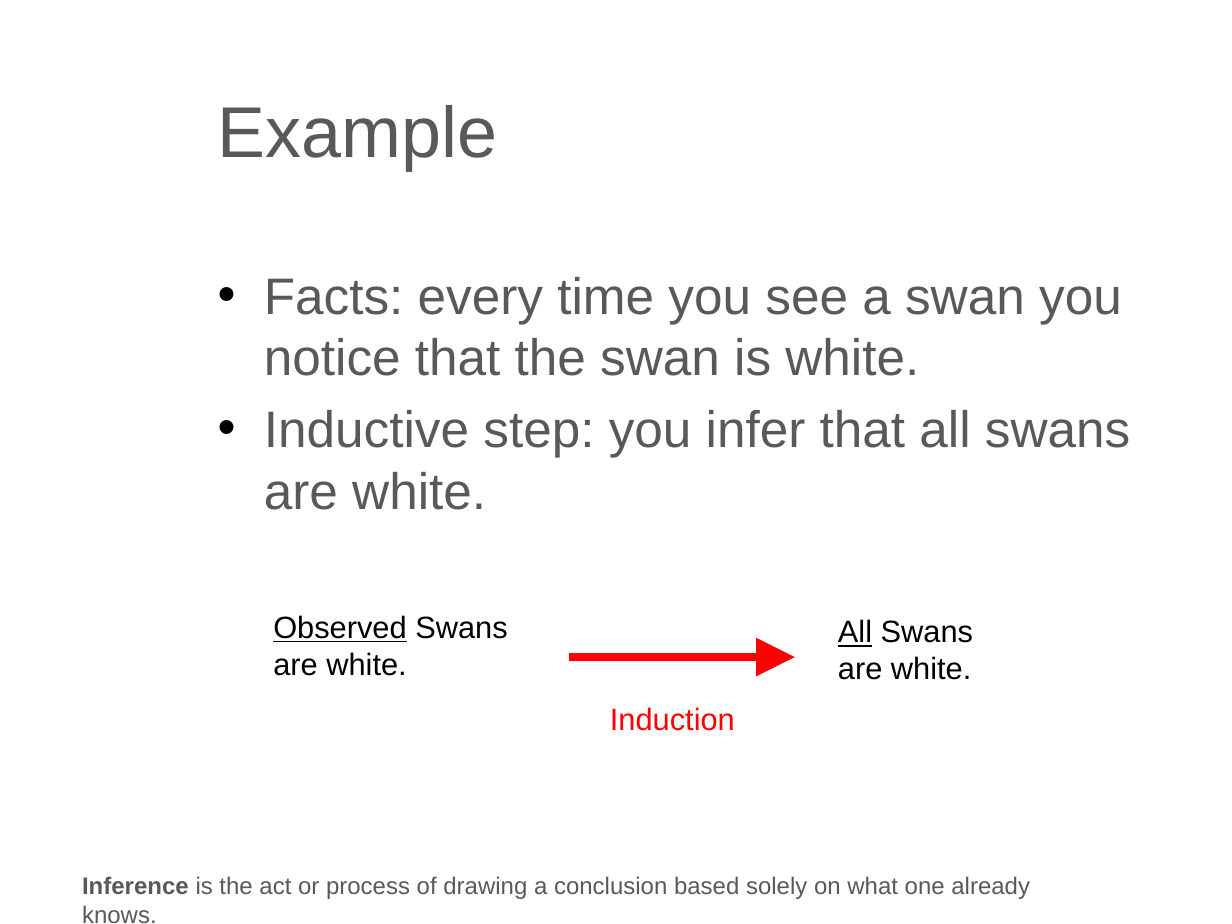
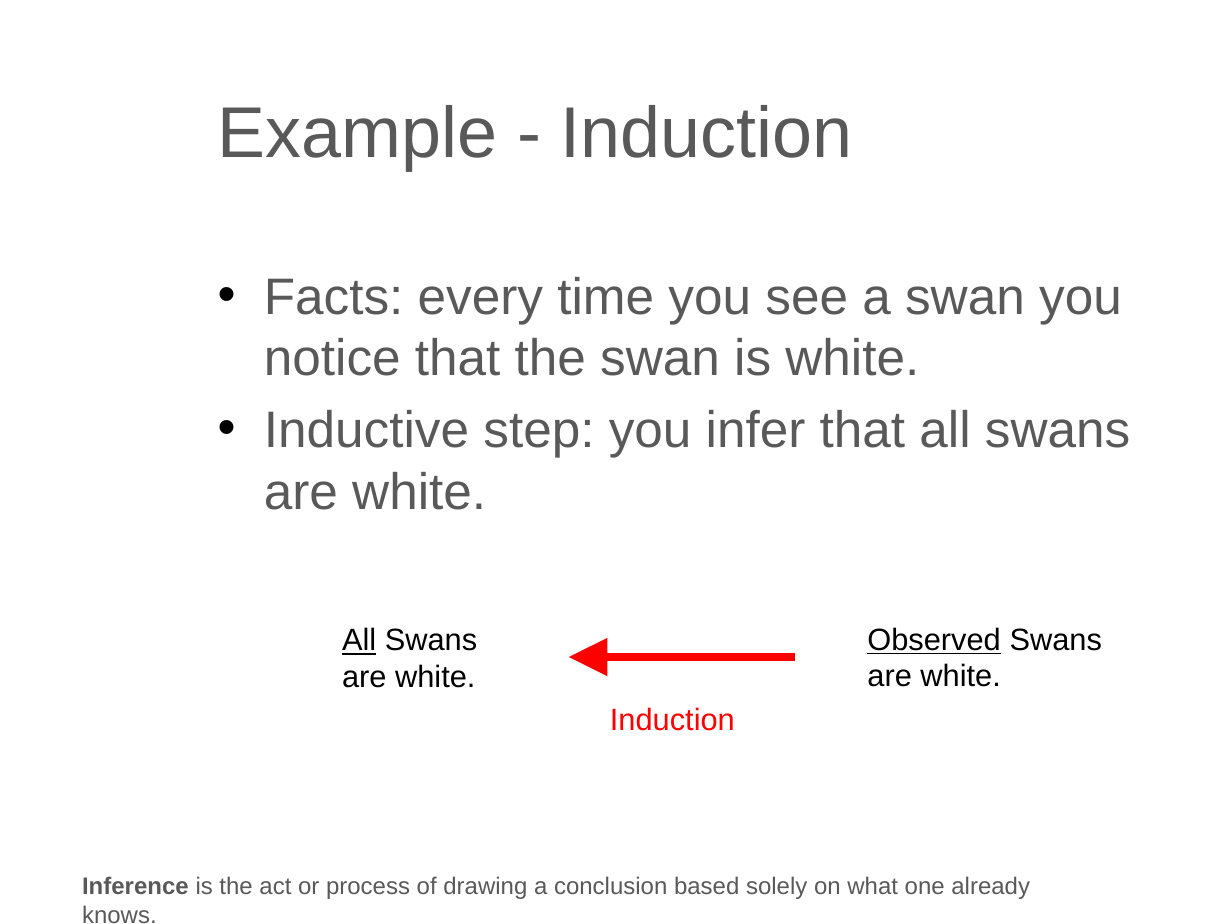
Before and after one commit to lutzhamel/CSC310, a slide deck: slide 4 of 06-machine-learning-basics-1.pptx (slide 3 before the commit). Drawn at 1232x924 pixels with LibreOffice and Linux fonts; fonts in the diff are those of the drawing. Boxes give left, top, right and bottom in pixels: in the first picture for what was removed or moved away, otherwise in the second. Text is boxed around its words. In the diff, an @@ line names an element or a change of style, - is before the commit and + after.

```diff
--- a/06-machine-learning-basics-1.pptx
+++ b/06-machine-learning-basics-1.pptx
@@ title at bbox=[218, 105, 852, 170]: text changed @@
-Example
+Example - Induction
@@ text "All Swans": place and size @@
-text "All Swans" at bbox=[838, 619, 973, 680]
+text "All Swans" at bbox=[342, 627, 477, 688]
@@ text "Observed Swans": place and size @@
-text "Observed Swans" at bbox=[273, 615, 507, 676]
+text "Observed Swans" at bbox=[867, 627, 1102, 687]
@@ arrow moved from (569, 657) - (795, 657) to (795, 657) - (569, 657) @@
```
Also in this commit, not shown: 5 other slides changed, 1 slide added, 1 other file.
